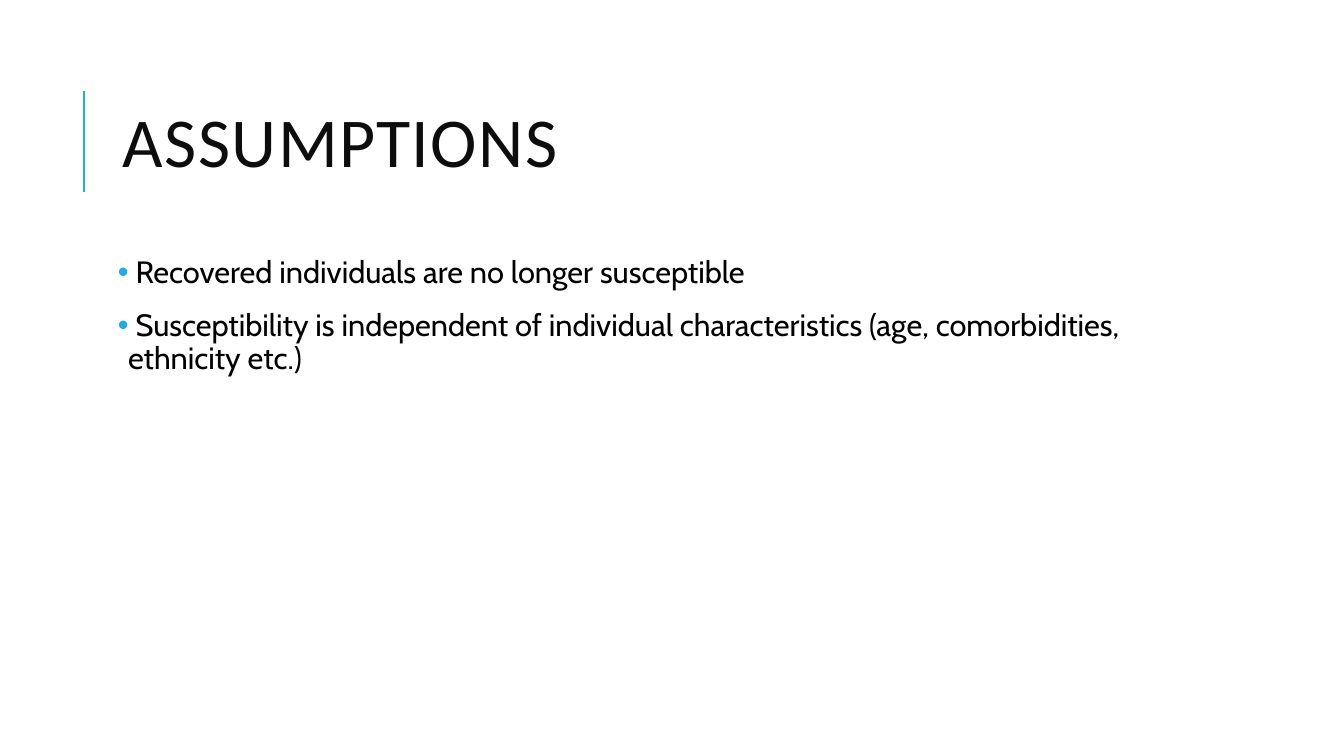
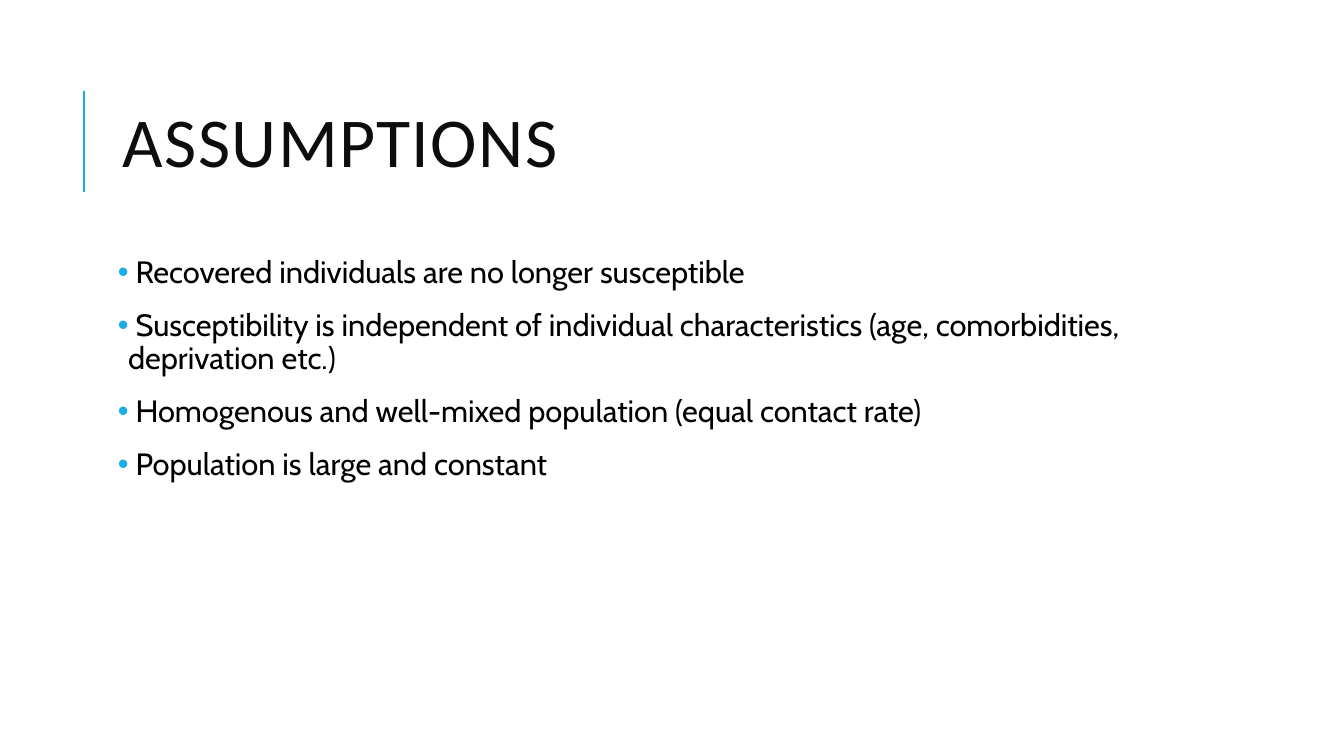
Before and after one commit to florencema1/rtestww, a slide deck: slide 15 of Presentation 1.pptx (slide 18 before the commit). Drawn at 1344x756 pixels with LibreOffice and Linux fonts; fonts in the diff are those of the drawing. Boxes give left, top, right and bottom in pixels: in the first picture for what was removed or moved away, otherwise in the second. Text is boxed around its words. In the diff, an @@ line names an element or a change of style, - is before the commit and + after.

```diff
--- a/Presentation 1.pptx
+++ b/Presentation 1.pptx
@@ text at box(128, 313, 1119, 482): text changed @@
-• Susceptibility is independent of individual characteristics (age, comorbidities, ethnicity etc.)
+• Susceptibility is independent of individual characteristics (age, comorbidities, deprivation etc.)
+• Homogenous and well-mixed population (equal contact rate)
+• Population is large and constant
```
Also in this commit, not shown: 9 other slides changed, 2 slides added, 15 other files.
